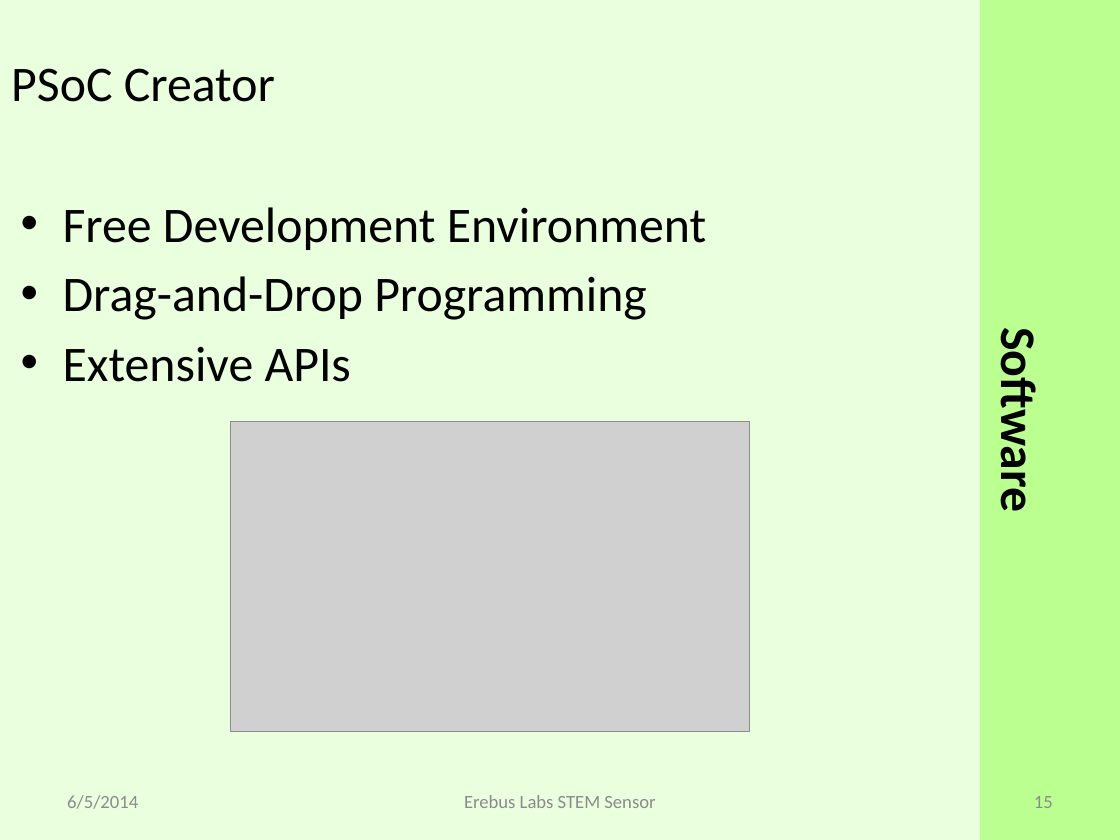
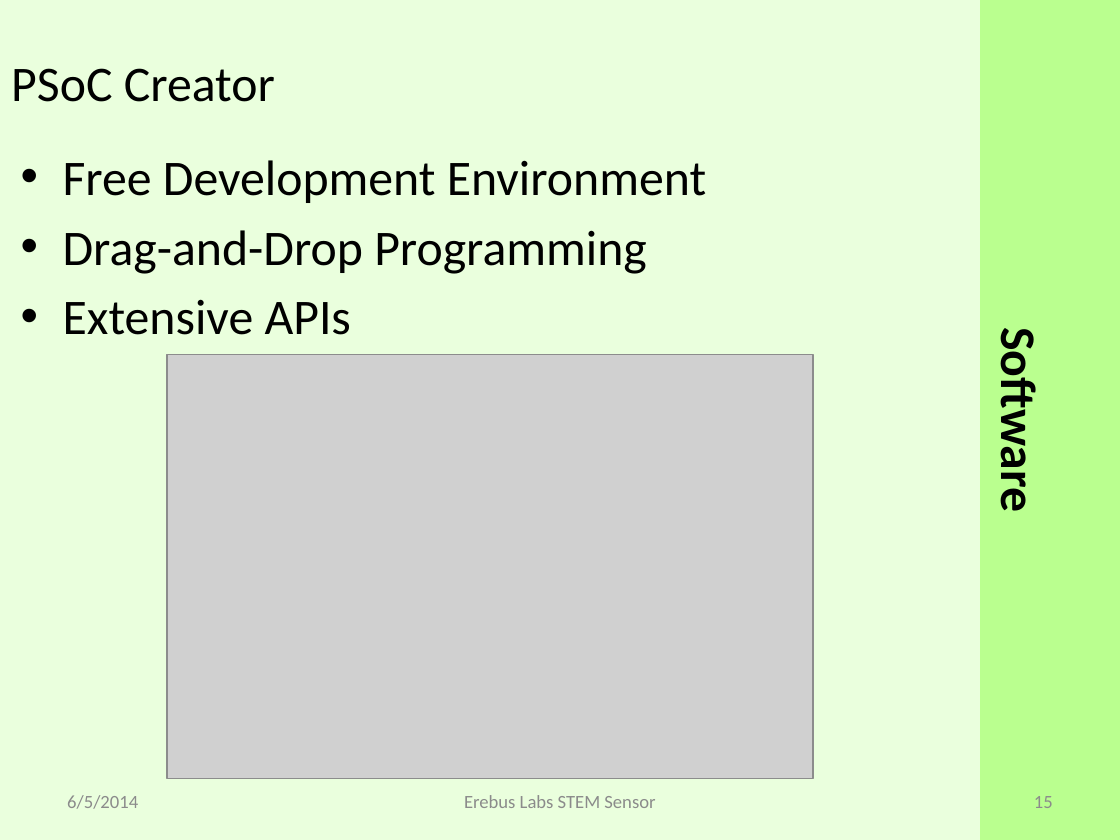
Before and after one commit to erebus-labs/PSU-VOC-SENSOR-2K14, a slide deck: slide 15 of Documents/source_documents/Presentation.pptx. Drawn at 1120x840 pixels with LibreOffice and Linux fonts; fonts in the diff are those of the drawing; grey boxes stand for pictures. Boxes give left, top, right and bottom in pixels: in the first picture for what was removed or moved away, otherwise in the second. Text is boxed around its words. In the diff, an @@ line names an element or a change of style, - is before the commit and + after.

```diff
--- a/Documents/source_documents/Presentation.pptx
+++ b/Documents/source_documents/Presentation.pptx
@@ text "Free Development Environment": place and size @@
-text "Free Development Environment" at box(63, 207, 706, 382)
+text "Free Development Environment" at box(63, 160, 706, 335)
@@ picture: place and size @@
-picture at box(231, 421, 749, 731)
+picture at box(167, 355, 813, 778)
```
Also in this commit, not shown: 12 other slides changed, 1 slide removed.
